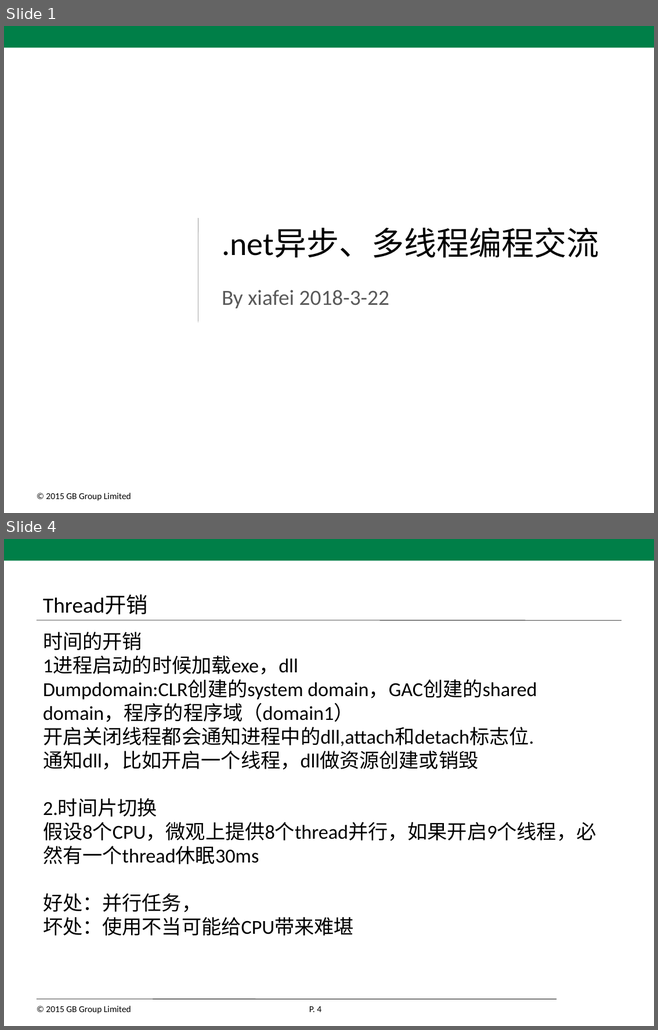
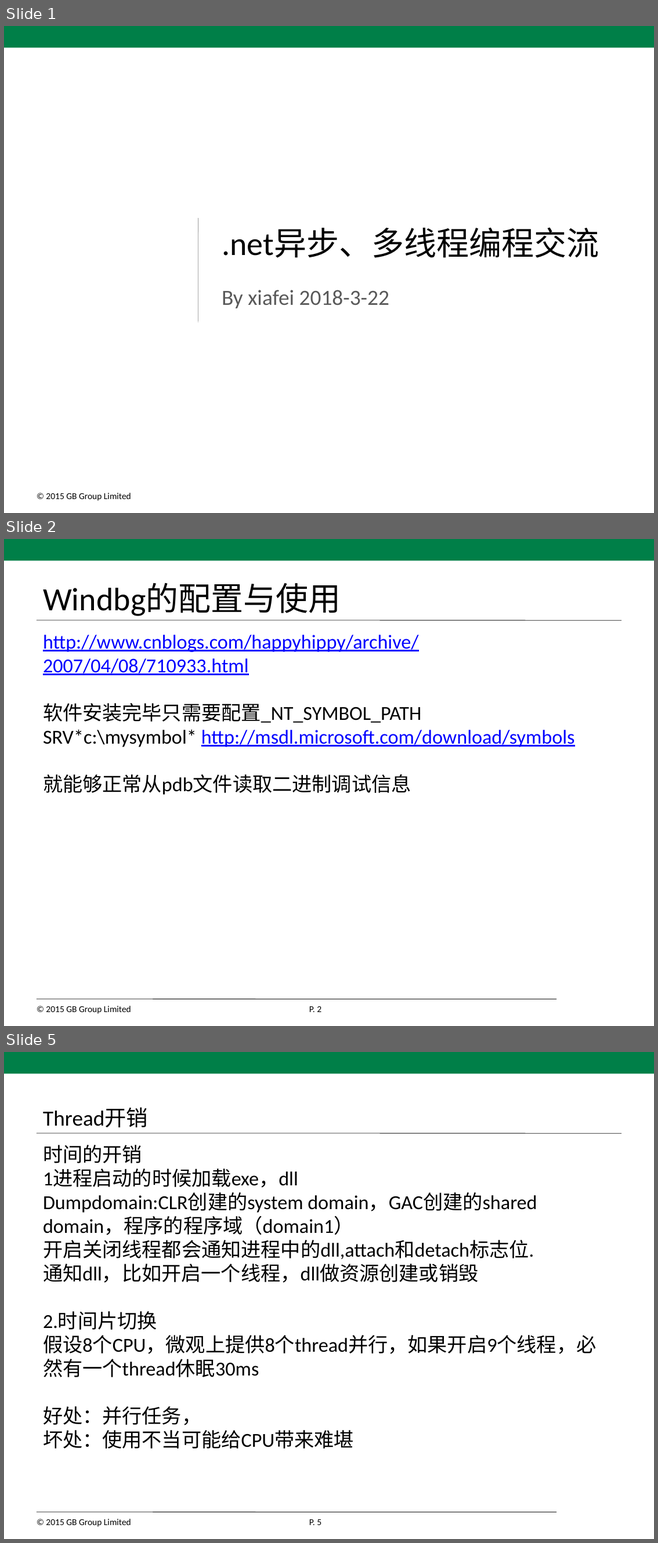
Before and after one commit to xiafeicn/AsyncProgram, a slide deck: 异步编程.pptx. Shown one above the other, each under a label of ours: slides 1 and 4 before the commit, slides 1, 2 and 5 after it; the slides between them are not shown. The pictures are 658x1030 and 658x1543 pixels, drawn with LibreOffice and Linux fonts; fonts in the diff are those of the drawing; background and template pictures are left out. Boxes give left, top, right and bottom in pixels: in the first picture for what was removed or moved away, otherwise in the second. Text is boxed around its words. In the diff, an @@ line names an element or a change of style, - is before the commit and + after.

```diff
--- a/异步编程.pptx
+++ b/异步编程.pptx
@@ slide 2 added at box(4, 539, 654, 1026), background #FFFFFF; not listed: 5 template elements that a slide beside it also shows @@
@@ title added at box(43, 583, 340, 616), 36 pt, text #000000 @@
+Windbg的配置与使用
@@ text added at box(43, 635, 575, 795), 22 pt, text #0000FF, underline @@
+http://www.cnblogs.com/happyhippy/archive/2007/04/08/710933.html
+软件安装完毕只需要配置_NT_SYMBOL_PATH
+SRV*c:\mysymbol* http://msdl.microsoft.com/download/symbols
+就能够正常从pdb文件读取二进制调试信息
@@ what was slide 4 is now slide 5 @@
@@ page number at box(309, 1519, 321, 1525): text changed @@
-P. 4
+P. 5
```
Also in this commit, not shown: 2 slides changed, 1 other file.
